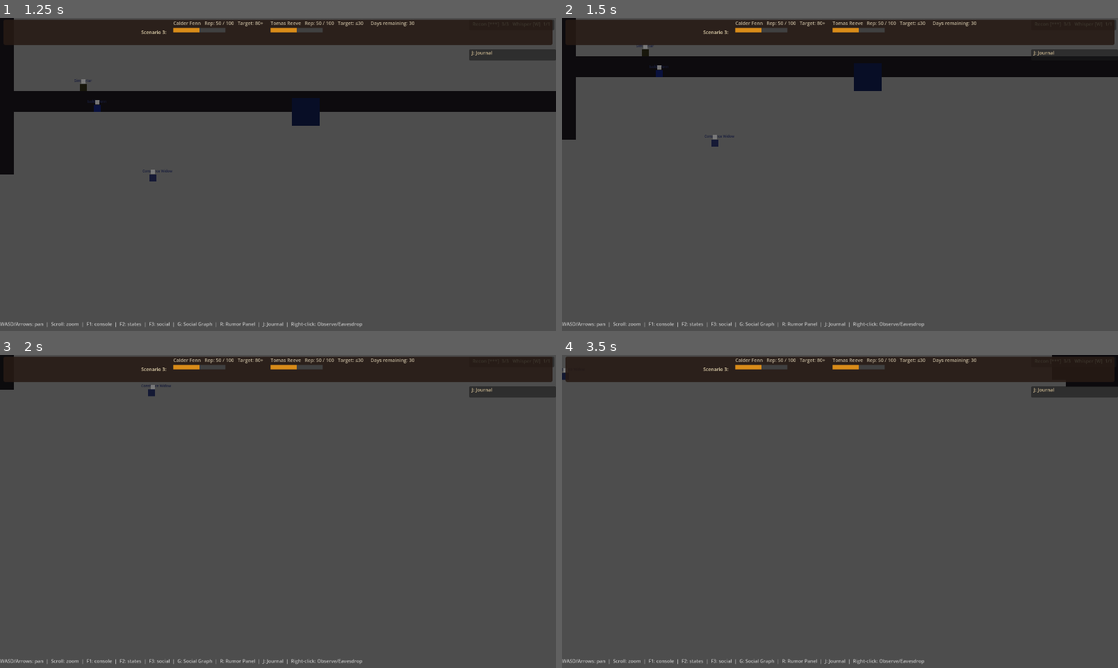
Above: before the commit, frames 1-4 (two rows, left to right).
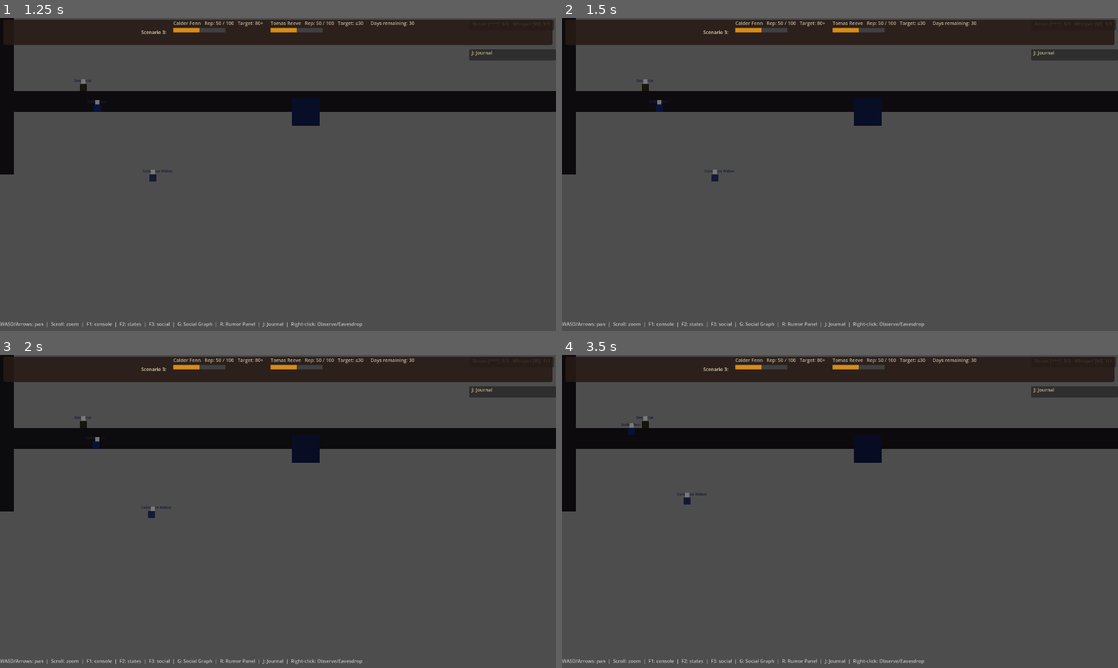
Above: after the commit, the same moments.

Repository: SrgtKillerSpark/Rumor-Mill
Game: Godot game, scene res://scenes/Main.tscn
The game is run twice, just before and just after one commit, with the same random seed, the same clock (stepped at 60 frames per second) and the same inputs.
Inputs (mouse positions are in pixels of both pictures, inside the frame that each line leads up to):
- Up to frame 1 (1.25 s): click "Got it!" at 0.5 s
- Up to frame 2 (1.5 s): tap Enter at 1.25 s; move the mouse to (962, 158) at 1.27 s; hold S (camera_pan_down) from 1.28 s (still down); click (962, 158) at 1.42 s
- Up to frame 3 (2 s): keep holding S (camera_pan_down)
- Up to frame 4 (3.5 s): release S (camera_pan_down) at 2 s; drag from (728, 527) to (812, 574) at 2.02 s; tap Space at 2.75 s; move the mouse to (895, 442) at 2.77 s; hold D (camera_pan_right) from 2.78 s (still down); click (895, 442) at 2.92 s

Frame 1 is identical in both runs. In frame 2, 14% of the frame differs, in the area x 0-100%, y 8-53%; in frame 3, 7.8%; in frame 4, 8.2%.
Error after the commit: Parse Error: Cannot infer the type of "mag" variable because the value doesn't have a set type. (res://scripts/camera.gd:98)

Commit message:
Add game-feel polish: screen shake, toast animations, click feedback, day transition
- camera.gd: add shake(intensity, duration) driven by per-frame offset noise that
  decays over time; wired in main.gd for scenario fail (15 px / 0.6 s), win (5 px /
  0.3 s), and eavesdrop detection events (8 px / 0.35 s).
- recon_hud.gd: toast panel slides in from below (cubic ease-out, 0.22 s) and slides
  back out (ease-in, 0.18 s) instead of instant show/hide.
- npc.gd: flash_click() tweens the sprite ColorRect to white then back to faction
  colour; called by ReconController on every NPC hit-test before eavesdrop.
- day_night_cycle.gd: day rollover triggers a soft warm-parchment CanvasLayer flash
  (fade in 0.25 s → fade out 0.55 s) so the player notices the new day.

Co-Authored-By: Paperclip <noreply@paperclip.ing>

Diff:
--- a/rumor_mill/scripts/camera.gd
+++ b/rumor_mill/scripts/camera.gd
@@ -13,6 +13,11 @@
 var _drag_origin: Vector2 = Vector2.ZERO
 var _is_dragging: bool = false
 
+# ── Screen Shake ──────────────────────────────────────────────────────────────
+var _shake_intensity: float = 0.0
+var _shake_duration:  float = 0.0
+var _shake_timer:     float = 0.0
+
 
 func _ready() -> void:
 	_target_zoom = zoom.x
@@ -24,6 +29,7 @@
 func _process(delta: float) -> void:
 	_handle_keyboard_pan(delta)
 	_smooth_zoom(delta)
+	_update_shake(delta)
 
 
 func _unhandled_input(event: InputEvent) -> void:
@@ -73,3 +79,23 @@
 	var current := zoom.x
 	var next: float = lerp(current, _target_zoom, zoom_lerp_speed * delta)
 	zoom = Vector2(next, next)
+
+
+## Trigger a screen shake. intensity is displacement in pixels; duration in seconds.
+func shake(intensity: float, duration: float) -> void:
+	_shake_intensity = intensity
+	_shake_duration  = max(duration, 0.001)
+	_shake_timer     = duration
+
+
+func _update_shake(delta: float) -> void:
+	if _shake_timer <= 0.0:
+		if offset != Vector2.ZERO:
+			offset = Vector2.ZERO
+		return
+	_shake_timer -= delta
+	var t := clamp(_shake_timer / _shake_duration, 0.0, 1.0)
+	var mag := _shake_intensity * t
+	offset = Vector2(randf_range(-mag, mag), randf_range(-mag, mag))
+	if _shake_timer <= 0.0:
+		offset = Vector2.ZERO
--- a/rumor_mill/scripts/day_night_cycle.gd
+++ b/rumor_mill/scripts/day_night_cycle.gd
@@ -30,9 +30,13 @@
 var current_tick: int = 0
 var current_day: int = 1
 
-@onready var tick_timer: Timer = $TickTimer
+@onready var tick_timer:      Timer          = $TickTimer
 @onready var canvas_modulate: CanvasModulate = $CanvasModulate
-@onready var time_label: Label = $TimeLabel
+@onready var time_label:      Label          = $TimeLabel
+
+# ── Day transition flash overlay ──────────────────────────────────────────────
+var _day_flash_rect:  ColorRect = null
+var _day_flash_tween: Tween     = null
 
 
 func _ready() -> void:
@@ -41,6 +45,19 @@
 	tick_timer.start()
 	_apply_time_of_day(0)
 	_update_time_label()
+	_build_day_flash_overlay()
+
+
+func _build_day_flash_overlay() -> void:
+	# A full-screen ColorRect on a CanvasLayer that briefly flashes when the day turns.
+	var layer := CanvasLayer.new()
+	layer.layer = 20
+	add_child(layer)
+	_day_flash_rect = ColorRect.new()
+	_day_flash_rect.color = Color(0.95, 0.90, 0.60, 0.0)  # warm parchment, fully transparent
+	_day_flash_rect.set_anchors_preset(Control.PRESET_FULL_RECT)
+	_day_flash_rect.mouse_filter = Control.MOUSE_FILTER_IGNORE
+	layer.add_child(_day_flash_rect)
 
 
 func _on_tick_timer_timeout() -> void:
@@ -49,9 +66,23 @@
 	if hour_of_day == 0:
 		current_day += 1
 		emit_signal("day_changed", current_day)
+		_play_day_transition_flash()
 	emit_signal("game_tick", current_tick)
 	_apply_time_of_day(hour_of_day)
 	_update_time_label()
+
+
+func _play_day_transition_flash() -> void:
+	if _day_flash_rect == null:
+		return
+	if _day_flash_tween != null and _day_flash_tween.is_valid():
+		_day_flash_tween.kill()
+	_day_flash_tween = create_tween()
+	# Fade in to a soft warm glow, then fade back out.
+	_day_flash_tween.tween_property(_day_flash_rect, "color:a", 0.30, 0.25) \
+		.set_ease(Tween.EASE_OUT).set_trans(Tween.TRANS_SINE)
+	_day_flash_tween.tween_property(_day_flash_rect, "color:a", 0.0,  0.55) \
+		.set_ease(Tween.EASE_IN).set_trans(Tween.TRANS_SINE)
 
 
 func _apply_time_of_day(hour: int) -> void:
--- a/rumor_mill/scripts/main.gd
+++ b/rumor_mill/scripts/main.gd
@@ -7,6 +7,7 @@
 
 @onready var world:                Node2D      = $World
 @onready var day_night:            Node        = $World/DayNightCycle
+@onready var camera:               Camera2D    = $Camera2D
 @onready var debug_overlay:        CanvasLayer = $DebugOverlay
 @onready var debug_console:        CanvasLayer = $DebugConsole
 @onready var recon_hud:            CanvasLayer = $ReconHUD
@@ -98,6 +99,9 @@
 
 	# Pipe action results to the tutorial system (observe / eavesdrop tooltips).
 	recon_ctrl.action_performed.connect(_on_recon_action_for_tutorial)
+
+	# Pipe detection events to camera shake.
+	recon_ctrl.action_performed.connect(_on_recon_action_shake)
 
 	# Pipe action results to AudioManager (recon SFX).
 	recon_ctrl.action_performed.connect(AudioManager.on_recon_action)
@@ -231,5 +235,22 @@
 func _on_scenario_resolved_audio(scenario_id: int, state: ScenarioManager.ScenarioState) -> void:
 	if state == ScenarioManager.ScenarioState.WON:
 		AudioManager.on_win()
+		_camera_shake(5.0, 0.3)
 	elif state == ScenarioManager.ScenarioState.FAILED:
 		AudioManager.on_fail()
+		_camera_shake(15.0, 0.6)
+
+
+# ── Sprint 8: Game-feel polish ─────────────────────────────────────────────────
+
+## Trigger a camera shake if the Camera2D node is available.
+func _camera_shake(intensity: float, duration: float) -> void:
+	if camera != null and camera.has_method("shake"):
+		camera.shake(intensity, duration)
+
+
+## Called from ReconController (piped in _init_recon_system) for detection shakes.
+func _on_recon_action_shake(message: String, success: bool) -> void:
+	# "seemed to glance your way" = detection event → medium shake
+	if not success and "glance" in message:
+		_camera_shake(8.0, 0.35)
--- a/rumor_mill/scripts/npc.gd
+++ b/rumor_mill/scripts/npc.gd
@@ -49,6 +49,7 @@
 var _walkable: Array[Vector2i] = []
 
 # ── Visuals ──────────────────────────────────────────────────────────────────
+var _base_color: Color = Color.WHITE
 const FACTION_COLORS := {
 	"merchant": Color(1.0, 0.8, 0.2),
 	"noble":    Color(0.4, 0.6, 1.0),
@@ -90,7 +91,8 @@
 	day_pattern_overrides = data.get("day_pattern_overrides", [])
 
 	var faction: String = data.get("faction", "merchant")
-	sprite.color = FACTION_COLORS.get(faction, Color.WHITE)
+	_base_color  = FACTION_COLORS.get(faction, Color.WHITE)
+	sprite.color = _base_color
 	name_label.text = data.get("name", "NPC")
 
 	position = _cell_to_world(start_cell)
@@ -414,6 +416,15 @@
 		name_label.text = "%s\n[%s]" % [short_name, state_str]
 
 
+# ── Click feedback ───────────────────────────────────────────────────────────
+
+## Brief highlight flash when the player clicks to observe/eavesdrop this NPC.
+func flash_click() -> void:
+	var tween := create_tween()
+	tween.tween_property(sprite, "color", Color.WHITE, 0.08)
+	tween.tween_property(sprite, "color", _base_color,  0.20)
+
+
 # ── Utility ──────────────────────────────────────────────────────────────────
 
 func _cell_to_world(cell: Vector2i) -> Vector2:
--- a/rumor_mill/scripts/recon_controller.gd
+++ b/rumor_mill/scripts/recon_controller.gd
@@ -48,6 +48,8 @@
 	# NPC hit-test takes priority over location hit-test.
 	var clicked_npc := _hit_test_npc(world_pos)
 	if clicked_npc != null:
+		if clicked_npc.has_method("flash_click"):
+			clicked_npc.flash_click()
 		_try_eavesdrop(clicked_npc)
 		get_viewport().set_input_as_handled()
 		return
--- a/rumor_mill/scripts/recon_hud.gd
+++ b/rumor_mill/scripts/recon_hud.gd
@@ -13,11 +13,15 @@
 @onready var toast_panel:   Panel = $ToastPanel
 @onready var toast_label:   Label = $ToastPanel/ToastLabel
 
-const TOAST_DURATION := 3.5  ## seconds the toast is shown
+const TOAST_DURATION   := 3.5   ## seconds the toast is shown
+const TOAST_SLIDE_IN   := 0.22  ## seconds for the slide-in tween
+const TOAST_SLIDE_OUT  := 0.18  ## seconds for the slide-out tween
+const TOAST_OFFSET_TOP := -56.0 ## resting offset_top (from .tscn)
 
 var _intel_store_ref:  PlayerIntelStore = null
 var _rumor_panel_ref:  CanvasLayer      = null
 var _toast_timer:      float            = 0.0
+var _toast_tween:      Tween            = null
 
 
 func _ready() -> void:
@@ -51,7 +55,7 @@
 	if _toast_timer > 0.0:
 		_toast_timer -= delta
 		if _toast_timer <= 0.0:
-			toast_panel.visible = false
+			_slide_out_toast()
 
 
 # ── Public API ────────────────────────────────────────────────────────────────
@@ -61,8 +65,33 @@
 	toast_label.text = message
 	var color := Color(0.3, 1.0, 0.4, 1.0) if success else Color(1.0, 0.65, 0.2, 1.0)
 	toast_label.add_theme_color_override("font_color", color)
+	_toast_timer = TOAST_DURATION
+	_slide_in_toast()
+
+
+func _slide_in_toast() -> void:
+	if _toast_tween != null and _toast_tween.is_valid():
+		_toast_tween.kill()
 	toast_panel.visible = true
-	_toast_timer = TOAST_DURATION
+	# Start below the resting position and tween up.
+	toast_panel.offset_top    = 10.0
+	toast_panel.offset_bottom = TOAST_OFFSET_TOP + 10.0 + 52.0  # maintain panel height
+	_toast_tween = create_tween()
+	_toast_tween.set_ease(Tween.EASE_OUT)
+	_toast_tween.set_trans(Tween.TRANS_CUBIC)
+	_toast_tween.tween_property(toast_panel, "offset_top",    TOAST_OFFSET_TOP, TOAST_SLIDE_IN)
+	_toast_tween.parallel().tween_property(toast_panel, "offset_bottom", -4.0, TOAST_SLIDE_IN)
+
+
+func _slide_out_toast() -> void:
+	if _toast_tween != null and _toast_tween.is_valid():
+		_toast_tween.kill()
+	_toast_tween = create_tween()
+	_toast_tween.set_ease(Tween.EASE_IN)
+	_toast_tween.set_trans(Tween.TRANS_CUBIC)
+	_toast_tween.tween_property(toast_panel, "offset_top",    10.0,  TOAST_SLIDE_OUT)
+	_toast_tween.parallel().tween_property(toast_panel, "offset_bottom", TOAST_OFFSET_TOP + 10.0 + 52.0, TOAST_SLIDE_OUT)
+	_toast_tween.tween_callback(func(): toast_panel.visible = false)
 
 
 # ── Helpers ───────────────────────────────────────────────────────────────────
